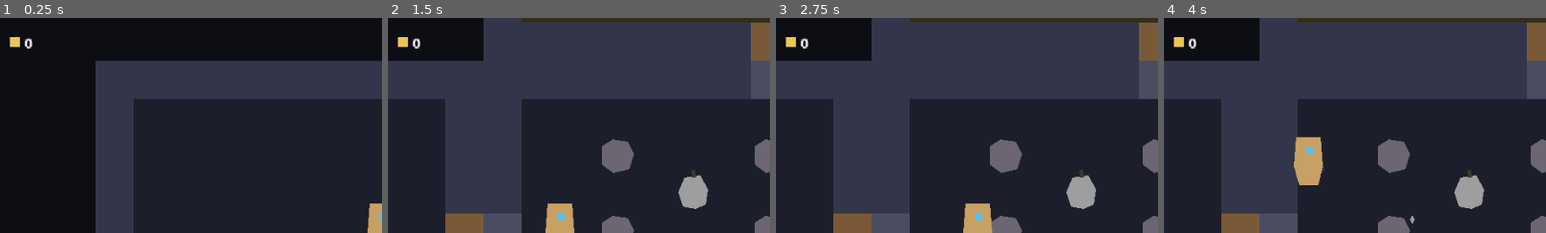
Above: before the commit, frames 1-4 (left to right).
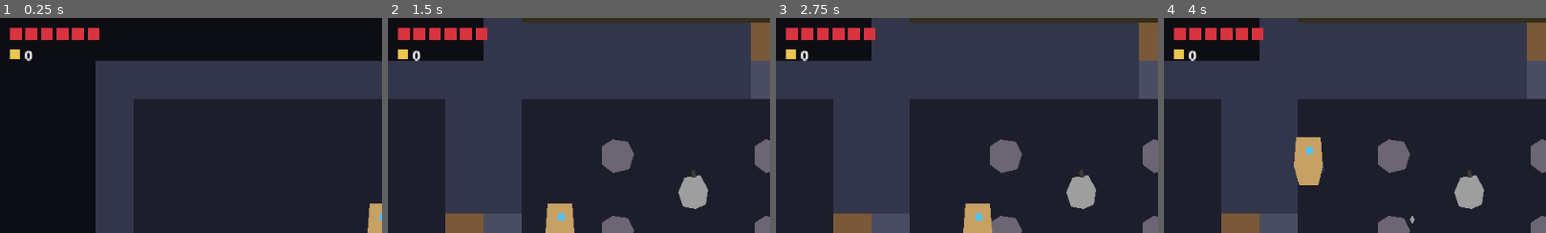
Above: after the commit, the same moments.

Repository: danielespinolagonzalez-ux/Mistveil
Game: Godot game, scene res://scenes/main/main.tscn
The game is run twice, just before and just after one commit, with the same random seed, the same clock (stepped at 60 frames per second) and the same inputs.
Inputs (mouse positions are % of the whole screen's width and height, from its top left):
- Up to frame 1 (0.25 s): no input
- Up to frame 2 (1.5 s): tap Enter at 0.5 s; move the mouse to (72, 45) at 0.52 s; hold D (move_right) 0.53-1.25 s; tap Shift (dash) at 0.6 s; click (72, 45) at 0.67 s; drag from (30, 55) to (71, 50) at 1.27 s
- Up to frame 3 (2.75 s): tap Space (parry) at 2 s; move the mouse to (60, 28) at 2.02 s; hold D (move_right) from 2.03 s (still down); right-click (60, 28) at 2.1 s
- Up to frame 4 (4 s): release D (move_right) at 2.75 s; tap Enter at 2.75 s; drag from (45, 70) to (50, 14) at 2.77 s; move the mouse to (80, 65) at 3.52 s; press the mouse at (80, 65) at 3.53 s; hold A (move_left) from 3.53 s (still down)
The pictures show only the part of the screen within x 0-50%, y 0-50%; the shares and areas given below are measured in that part.

The runs differ from the first frame. In frame 1, 1.5% of the frame differs, in the area x 2-26%, y 4-20%; in frame 2, 1.5%; in frame 3, 1.5%; in frame 4, 1.5%.

Commit message:
fix: emitir la vida inicial del player en diferido para el HUD
El HUD puede entrar al arbol despues del player; la emision inmediata en
_ready se perdia y los corazones no aparecian hasta el primer dano.

Co-Authored-By: Claude Fable 5 <noreply@anthropic.com>
Claude-Session: https://claude.ai/code/session_01SbmgetzbNcFosjFKdYJBz4

Diff:
--- a/scripts/entities/player.gd
+++ b/scripts/entities/player.gd
@@ -89,8 +89,9 @@
 	_hurtbox.hurt_by.connect(_on_hurt_by)
 	_health.died.connect(_on_died)
 	_health.health_changed.connect(_on_health_changed)
-	# Estado inicial para el HUD (la asignación directa de hp no emite señal).
-	EventBus.player_health_changed.emit(_health.current_hp, _health.max_hp)
+	# Estado inicial para el HUD, diferido: el HUD puede hacer _ready DESPUÉS
+	# que el player y perderse una emisión inmediata (la asignación de hp no emite).
+	EventBus.player_health_changed.emit.call_deferred(_health.current_hp, _health.max_hp)
 	# Anillo de sincronía de la Cadencia (se posiciona solo sobre el objetivo).
 	_sync_ring = SyncRing.new()
 	add_child(_sync_ring)
